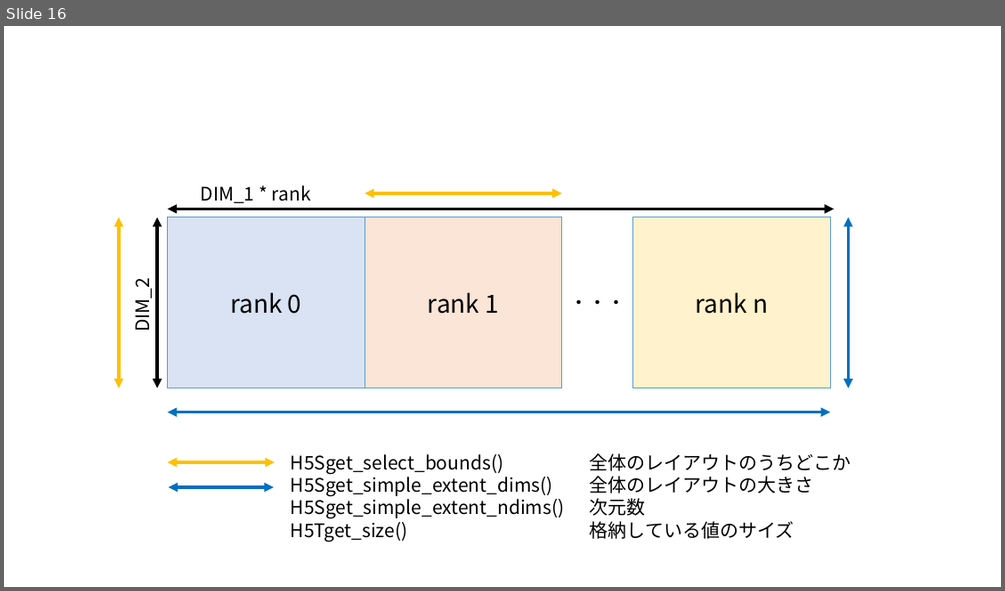
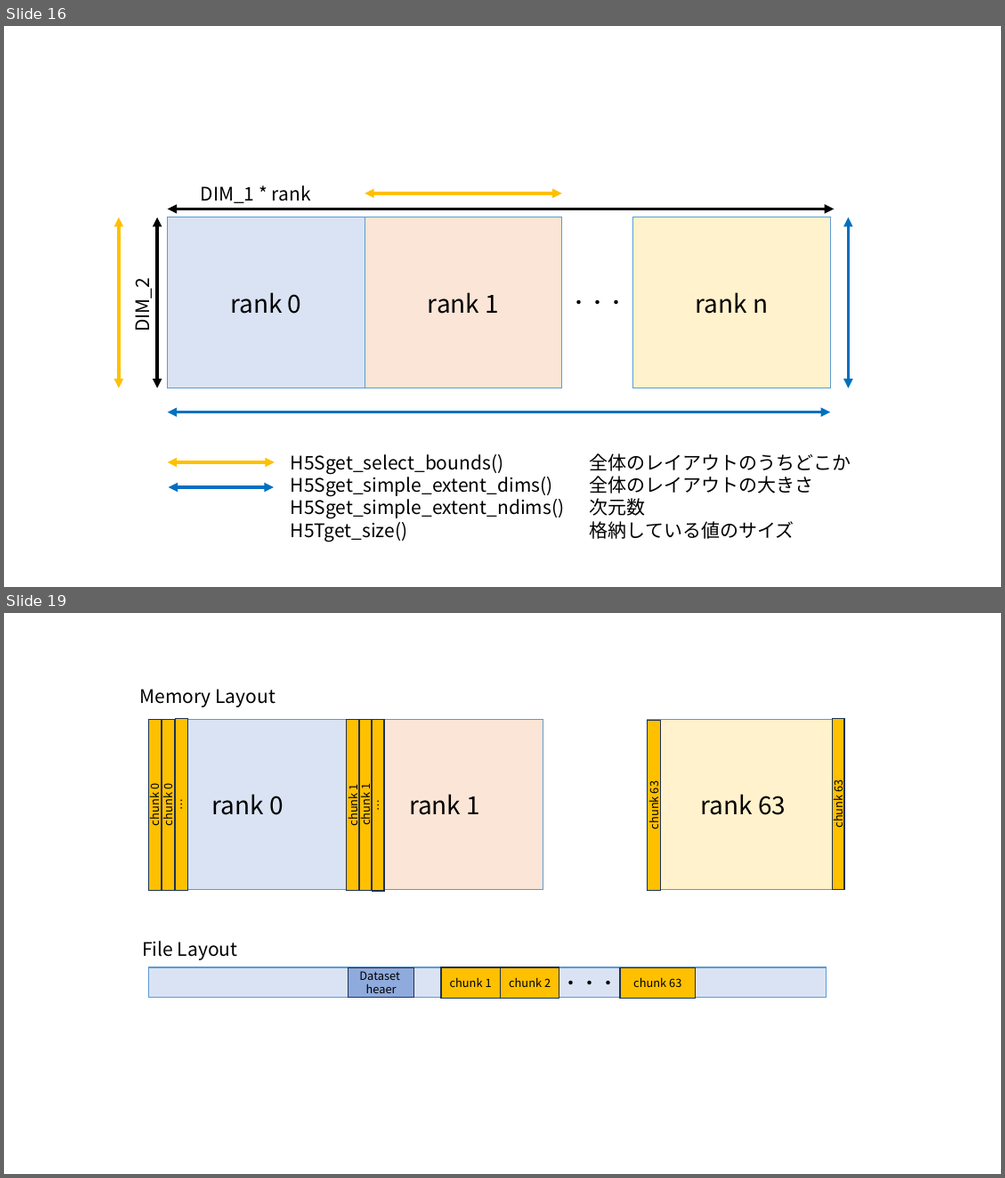
Before and after one commit to taki-d/texlive-ja-template, a slide deck: figure.pptx. Shown one above the other, each under a label of ours: slide 16 before the commit, slides 16 and 19 after it; the slides between them are not shown. The pictures are 1005x591 and 1005x1178 pixels, drawn with LibreOffice and Linux fonts; fonts in the diff are those of the drawing. Boxes give left, top, right and bottom in pixels: in the first picture for what was removed or moved away, otherwise in the second. Text is boxed around its words. In the diff, an @@ line names an element or a change of style, - is before the commit and + after.

```diff
--- a/figure.pptx
+++ b/figure.pptx
@@ slide 19 added at box(4, 613, 1001, 1174), background #FFFFFF @@
@@ text added at box(139, 689, 275, 707), 18 pt, text #000000 @@
+Memory Layout
@@ rectangle added at box(148, 719, 161, 891), fill #FFC000, outline #1E3256 1 pt, 11 pt, text #000000 @@
+chunk 0
@@ rectangle added at box(149, 719, 347, 890), fill #DAE3F3, outline #5B9BD5 1 pt, 24 pt, text #000000 @@
+rank 0
@@ rectangle added at box(162, 719, 175, 891), fill #FFC000, outline #1E3256 1 pt, 11 pt, text #000000 @@
+chunk 0
@@ rectangle added at box(175, 718, 188, 890), fill #FFC000, outline #1E3256 1 pt, 11 pt, text #000000 @@
+…
@@ rectangle added at box(334, 719, 531, 732), fill #FFC000, outline #1E3256 1 pt, 11 pt, text #000000 @@
+chunk 65
@@ rectangle added at box(347, 719, 544, 890), fill #FBE5D6, outline #5B9BD5 1 pt, 24 pt, text #000000 @@
+rank 1
@@ rectangle added at box(347, 719, 359, 891), fill #FFC000, outline #1E3256 1 pt, 11 pt, text #000000 @@
+chunk 1
@@ rectangle added at box(359, 719, 372, 891), fill #FFC000, outline #1E3256 1 pt, 11 pt, text #000000 @@
+chunk 1
@@ rectangle added at box(372, 719, 384, 891), fill #FFC000, outline #1E3256 1 pt, 11 pt, text #000000 @@
+…
@@ rectangle added at box(647, 719, 845, 890), fill #FFF2CC, outline #5B9BD5 1 pt, 24 pt, text #000000 @@
+rank 63
@@ rectangle added at box(832, 718, 844, 889), fill #FFC000, outline #1E3256 1 pt, 11 pt, text #000000 @@
+chunk 63
@@ rectangle added at box(647, 720, 660, 890), fill #FFC000, outline #1E3256 1 pt, 11 pt, text #000000 @@
+chunk 63
@@ text added at box(142, 941, 237, 960), 18 pt, text #000000 @@
+File Layout
@@ rectangle added at box(149, 967, 826, 997), fill #DAE3F3, outline #5B9BD5 1 pt @@
@@ rectangle added at box(348, 968, 413, 997), fill #8FAADC, outline #1E3256 1 pt, 11 pt, text #000000 @@
+Dataset
+heaer
@@ rectangle added at box(442, 967, 501, 998), fill #FFC000, outline #1E3256 1 pt, 11 pt, text #000000 @@
+chunk 1
@@ rectangle added at box(501, 967, 559, 998), fill #FFC000, outline #1E3256 1 pt, 11 pt, text #000000 @@
+chunk 2
@@ text added at box(549, 966, 605, 982), 18 pt, text #000000 @@
+・・・
@@ text added at box(561, 981, 617, 985), 18 pt, text #000000 @@
+・・・
@@ rectangle added at box(620, 968, 696, 998), fill #FFC000, outline #1E3256 1 pt, 11 pt, text #000000 @@
+chunk 63
```
Also in this commit, not shown: 1 slide changed, 1 other slide added, 3 other files.
